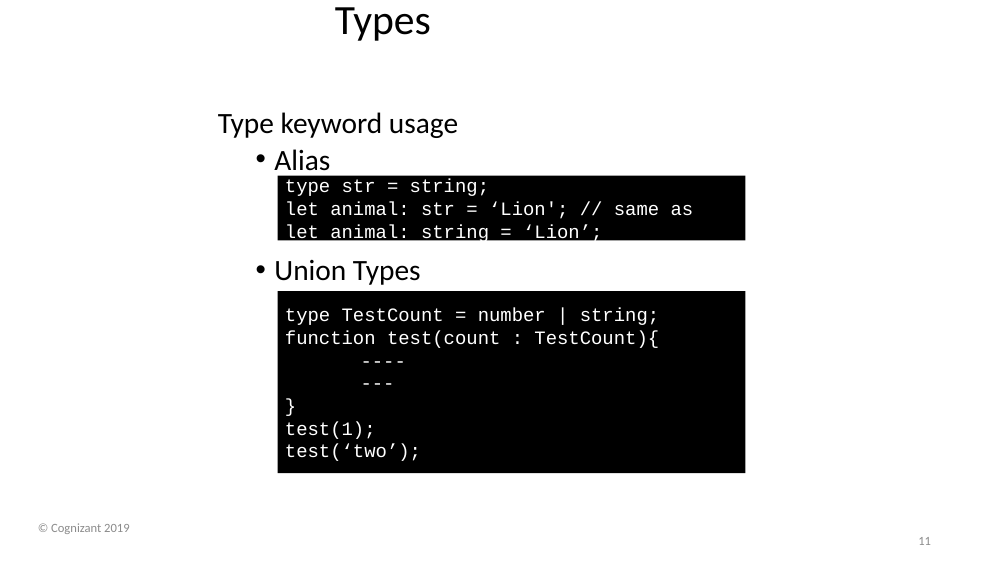
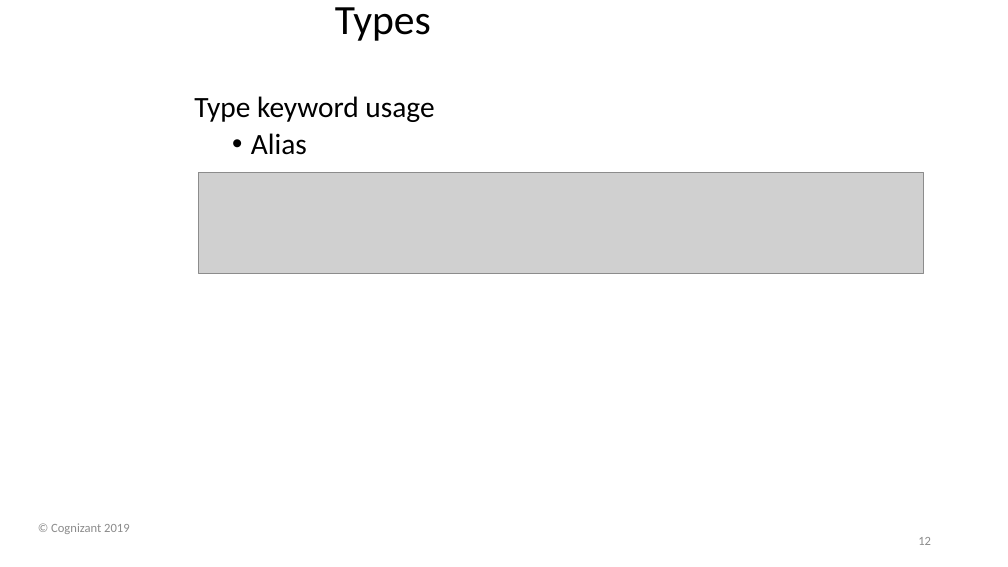
Before and after one commit to davembrownx/PowerPoint-Decks, a slide deck: slide 12 of Angular 8 Day 2 Basic Concepts and Binding.pptx (slide 11 before the commit). Drawn at 1008x567 pixels with LibreOffice and Linux fonts; fonts in the diff are those of the drawing; grey boxes stand for pictures; background and template pictures are left out. Boxes give left, top, right and bottom in pixels: in the first picture for what was removed or moved away, otherwise in the second. Text is boxed around its words. In the diff, an @@ line names an element or a change of style, - is before the commit and + after.

```diff
--- a/Angular 8 Day 2 Basic Concepts and Binding.pptx
+++ b/Angular 8 Day 2 Basic Concepts and Binding.pptx
@@ text "Type keyword usage": place and size @@
-text "Type keyword usage" at (218,112,458,285)
+text "Type keyword usage" at (194,96,434,155)
@@ picture added at (199,172,924,274) @@
@@ rectangle removed at (278,175,746,240) @@
-type str = string;
-let animal: str = ‘Lion'; // same as let animal: string = ‘Lion’;
@@ text at (274,260,421,285): paragraph removed @@
-  • Union Types
@@ rectangle removed at (278,291,746,473) @@
-type TestCount = number | string;
-function test(count : TestCount){
-----
----
-}
-test(1);
-test(‘two’);
```
Also in this commit, not shown: 8 other slides changed, 5 slides added, 2 slides removed.
